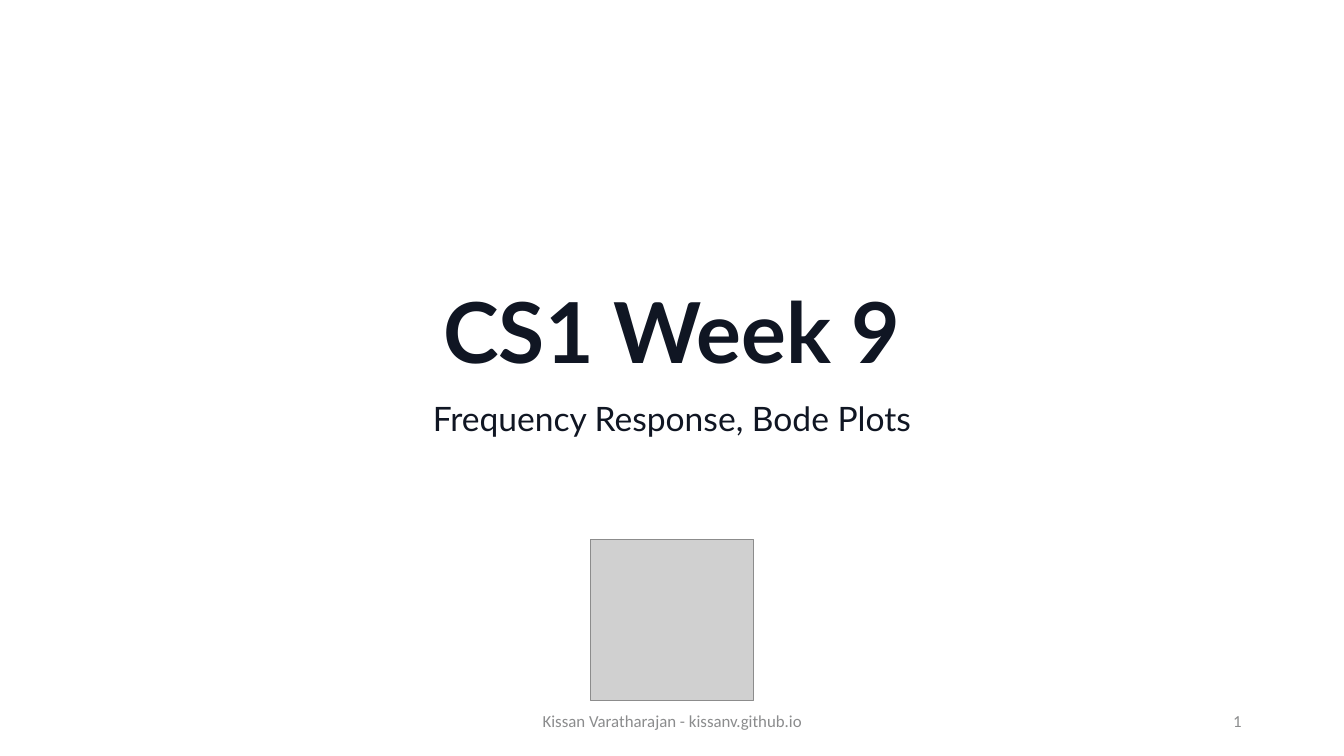
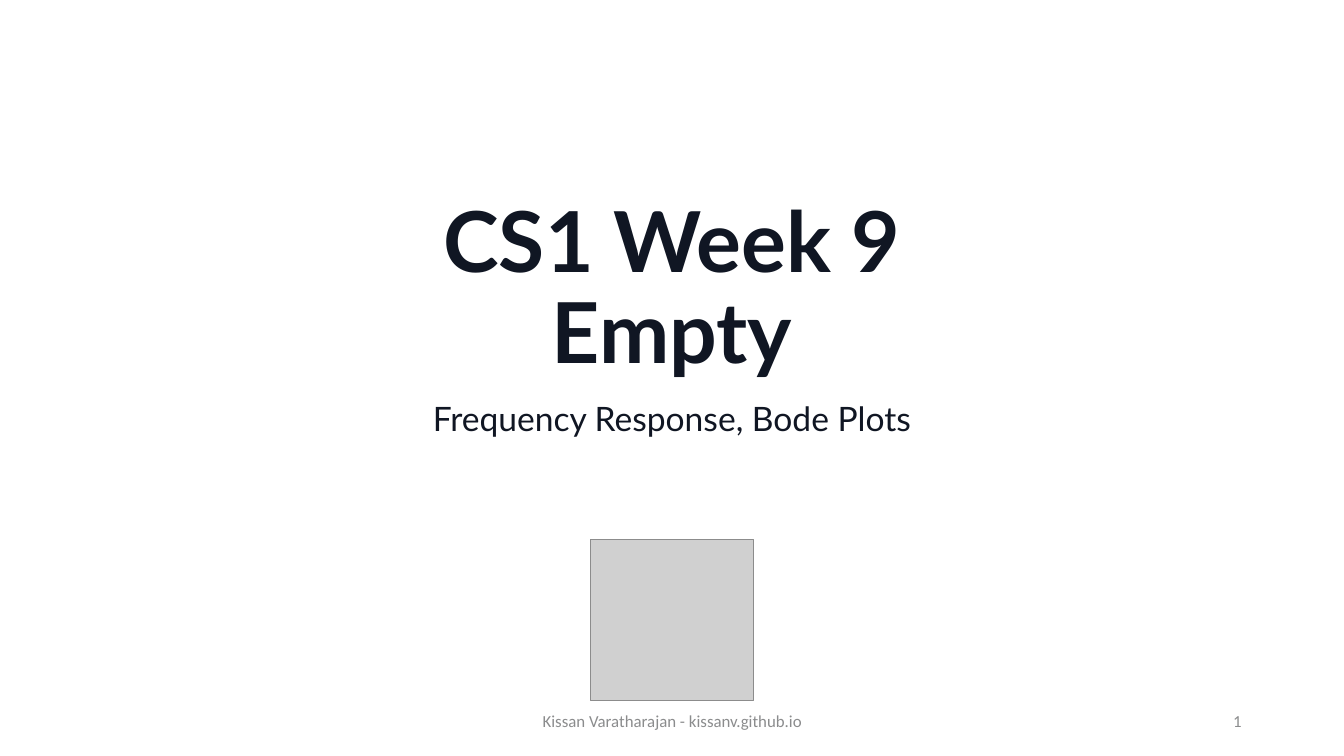
Before and after one commit to KissanV/KissanV.github.io, a slide deck: slide 1 of pdfs/CS1/CS1_Week9_empty.pptx. Drawn at 1344x756 pixels with LibreOffice and Linux fonts; fonts in the diff are those of the drawing; grey boxes stand for pictures; background and template pictures are left out. Boxes give left, top, right and bottom in pixels: in the first picture for what was removed or moved away, otherwise in the second. Text is boxed around its words. In the diff, an @@ line names an element or a change of style, - is before the commit and + after.

```diff
--- a/pdfs/CS1/CS1_Week9_empty.pptx
+++ b/pdfs/CS1/CS1_Week9_empty.pptx
@@ title at <box>443,209,901,377</box>: text changed @@
-CS1 Week 9
+CS1 Week 9
+Empty
```
Also in this commit, not shown: 1 other file.
